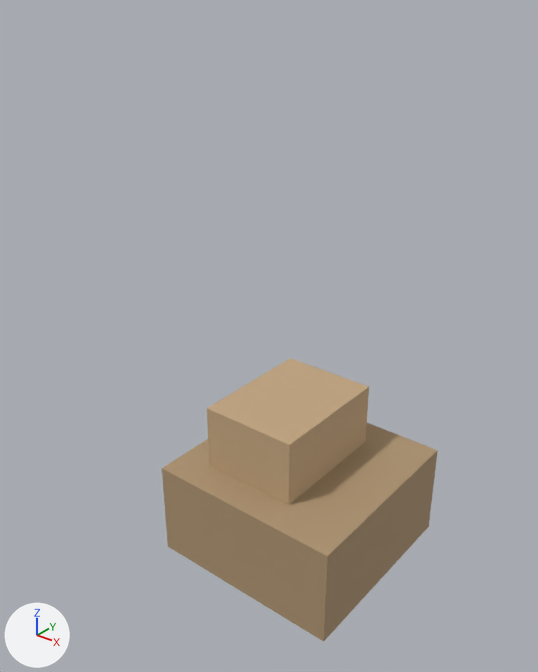
Renders of the glTF model assets/interiores/armero_piezas_terminadas_01.glb from each side of a commit.
The view is the same before and after, from a 50 mm lens placed at (1.148, -1.585, 1.629), pointed at (-0.037, -0.104, 0.711). Lighting does not change. The marker at lower left points along +X, +Y and +Z. The first picture is the older version. Vertices at exactly the same position are counted once.

Objects in the first picture: 'armero_piezas_terminadas'.
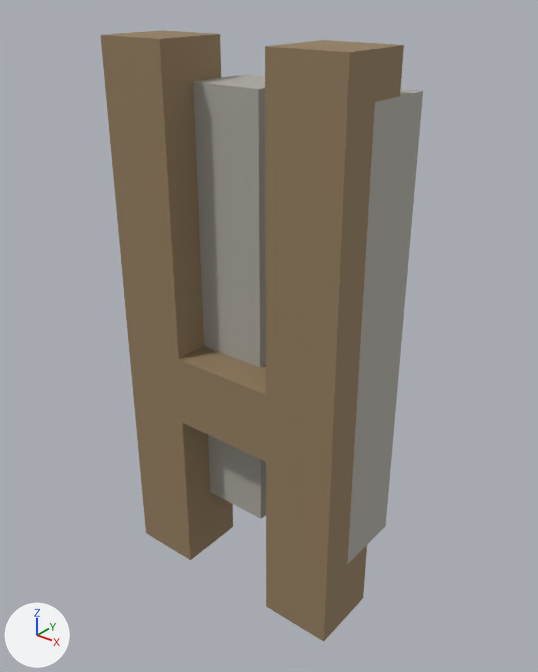
Changed parts and their boxes (x1, y1, x2, y2) in the pictures (538 x 672 px):
'armero_piezas_terminadas', reshaped (17% wider, 115% taller): before (162, 358, 438, 642); after (101, 30, 423, 642)

The edits, one by one:
me_armero_piezas_terminadas is used by ob_armero_piezas_terminadas; location (0.0, 0.0, 0.0).
me_armero_piezas_terminadas had 20 vertices, 28 faces and spanned x -0.25..0.35, y -0.35..0.25, z 0.0..0.5.
me_armero_piezas_terminadas now has 62 vertices, 86 faces and spans x -0.35..0.35, y -0.35..-0.05, z 0.0..1.5.
Part 1, on me_armero_piezas_terminadas:
17 vertices are removed from x -0.25..0.35, y -0.35..0.25, z 0.0..0.5.
28 faces are deleted.
26 vertices are added at x -0.35..0.35, y -0.35..-0.25, z 0.0..1.5.
24 new vertices lie (0.0, 0.2, 0.0) away from vertices in x -0.35..0.35, y -0.35..-0.25, z 0.0..1.5.
9 new vertices lie (0.0, 0.1, 0.0) away from vertices in x 0.05..0.15, y -0.35..-0.15, z 0.2..1.4.
86 new faces join them.
